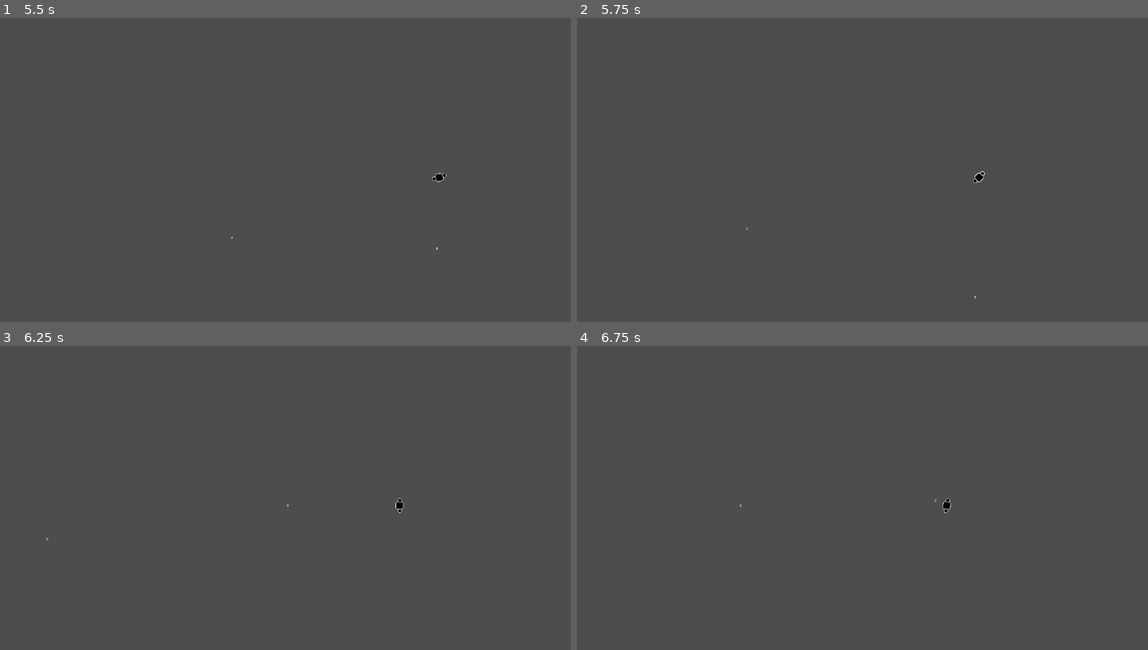
Above: before the commit, frames 1-4 (two rows, left to right).
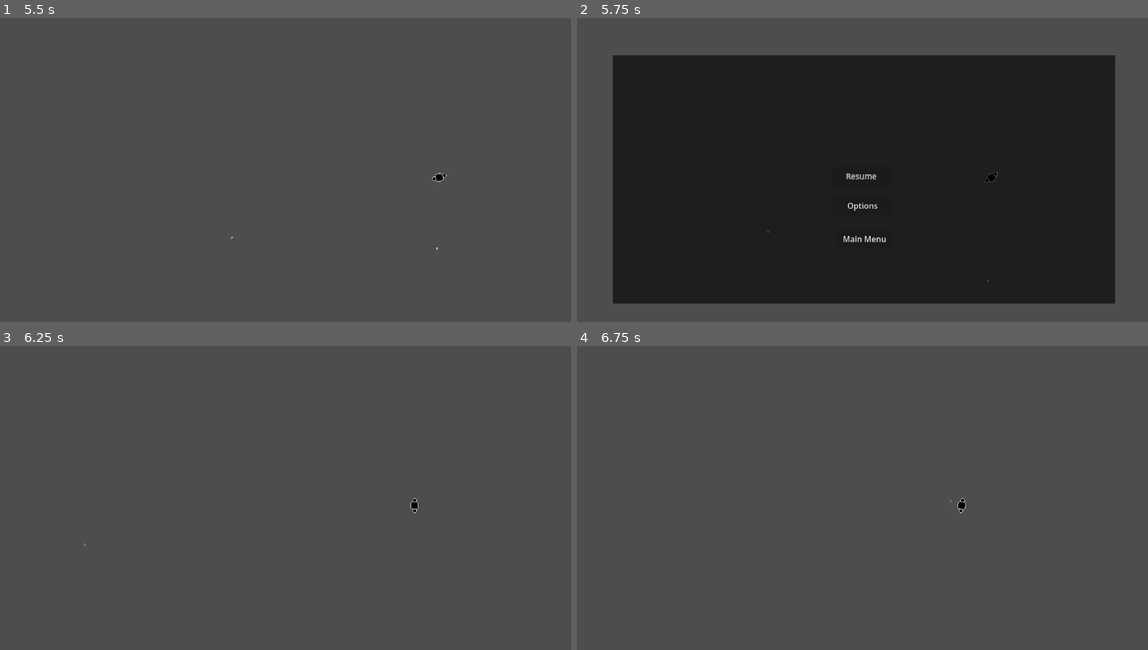
Above: after the commit, the same moments.

Repository: Travis-A/hackathon-cyberpunk
Game: Godot game, scene res://main_menu.tscn
Two runs of this game, one before a commit and one after it. Both use one fixed random seed, a clock stepped at 60 frames per second and the inputs below.
Inputs (mouse positions are in pixels of both pictures, inside the frame that each line leads up to):
- Up to frame 1 (5.5 s): click "Options" at 0.5 s; click "Start Game" at 1.25 s; tap Enter at 2 s; move the mouse to (411, 163) at 2.02 s; hold D (moveRight) 2.03-2.78 s; click (411, 163) at 2.1 s; move the mouse to (171, 194) at 2.77 s; hold S (moveDown) 2.78-3.53 s; click (171, 194) at 2.85 s; move the mouse to (342, 109) at 3.52 s; hold D (moveRight) 3.53-4.28 s; click (342, 109) at 3.6 s; tap Space at 4.25 s; move the mouse to (256, 242) at 4.27 s; hold W (moveUp) 4.28-5.03 s; click (256, 242) at 4.35 s; move the mouse to (456, 227) at 5.02 s; hold A (moveLeft) from 5.03 s (still down); click (456, 227) at 5.1 s
- Up to frame 2 (5.75 s): keep holding A (moveLeft); tap Escape (pause) at 5.65 s
- Up to frame 3 (6.25 s): release A (moveLeft) at 5.75 s; click (285, 504) at 5.75 s, where only the run after the commit has a clickable "Resume"
- Up to frame 4 (6.75 s): tap Enter at 6.5 s; move the mouse to (691, 458) at 6.52 s; hold A (moveLeft) from 6.53 s (still down); click (691, 458) at 6.6 s

Frame 1 is identical in both runs. In frame 2, 72% of the frame differs, in the area x 6-95%, y 12-94%; in frame 3, 0.1%; in frame 4, 0.1%.

Commit message:
made pause menu and working on level picker

Diff:
--- /dev/null
+++ b/PauseMenu.tscn
@@ -0,0 +1,3 @@
+[gd_scene format=3 uid="uid://gqnlf8ovn38f"]
+
+[node name="PauseMenu" type="CanvasLayer" unique_id=1998616699]
--- /dev/null
+++ b/level_picker.tscn
@@ -0,0 +1,20 @@
+[gd_scene format=3 uid="uid://cu7wqpfca4n6w"]
+
+[node name="LevelPicker" type="Control" unique_id=1343770411]
+layout_mode = 3
+anchors_preset = 15
+anchor_right = 1.0
+anchor_bottom = 1.0
+grow_horizontal = 2
+grow_vertical = 2
+
+[node name="VBoxContainer" type="VBoxContainer" parent="." unique_id=1851594508]
+layout_mode = 0
+offset_right = 40.0
+offset_bottom = 40.0
+
+[node name="Button" type="Button" parent="VBoxContainer" unique_id=169618691]
+layout_mode = 2
+
+[node name="Button2" type="Button" parent="VBoxContainer" unique_id=1473085275]
+layout_mode = 2
--- a/main_menu.gd
+++ b/main_menu.gd
@@ -12,7 +12,7 @@
 
 
 func _on_start_pressed() -> void:
-	get_tree().change_scene_to_file("res://travis_testing_area.tscn")
+	get_tree().change_scene_to_file("res://sam_testing_area.tscn")
 
 
 func _on_settings_pressed() -> void:
--- /dev/null
+++ b/pause_menu.gd
@@ -0,0 +1,30 @@
+extends CanvasLayer
+
+
+func _ready() -> void:
+	visible = false
+	get_tree().paused = false
+
+func _input(event: InputEvent) -> void:
+	if Input.is_action_just_pressed("pause"):
+		print("Saw pause key")
+		if get_tree().paused:
+			visible = false
+			get_tree().paused = false
+		else:
+			visible = true
+			get_tree().paused = true
+
+
+func _on_button_pressed() -> void:
+	visible = false
+	get_tree().paused = false
+
+
+func _on_main_menu_pressed() -> void:
+	get_tree().paused = false
+	get_tree().change_scene_to_file("res://main_menu.tscn")
+
+
+func _on_option_pressed() -> void:
+	print("option pressed")
--- /dev/null
+++ b/pause_menu.tscn
@@ -0,0 +1,62 @@
+[gd_scene format=3 uid="uid://cgr2v40xrxdtb"]
+
+[ext_resource type="Script" uid="uid://dnx3of4cf8woy" path="res://pause_menu.gd" id="1_hdmo1"]
+
+[node name="PauseMenu" type="CanvasLayer" unique_id=1998616699]
+process_mode = 3
+script = ExtResource("1_hdmo1")
+
+[node name="ColorRect" type="ColorRect" parent="." unique_id=130958954]
+anchors_preset = 15
+anchor_right = 1.0
+anchor_bottom = 1.0
+offset_left = 75.0
+offset_top = 75.0
+offset_right = -66.0
+offset_bottom = -73.0
+grow_horizontal = 2
+grow_vertical = 2
+color = Color(0, 0, 0, 0.60784316)
+
+[node name="Button" type="Button" parent="." unique_id=623479231]
+anchors_preset = 8
+anchor_left = 0.5
+anchor_top = 0.5
+anchor_right = 0.5
+anchor_bottom = 0.5
+offset_left = -60.0
+offset_top = -25.0
+offset_bottom = -3.5
+grow_horizontal = 2
+grow_vertical = 2
+scale = Vector2(2, 2)
+theme_override_font_sizes/font_size = 8
+text = "Resume"
+
+[node name="Button2" type="Button" parent="." unique_id=255975791]
+anchors_preset = -1
+anchor_left = 0.50200003
+anchor_top = 0.583
+anchor_right = 0.50200003
+anchor_bottom = 0.583
+offset_left = -59.304016
+offset_top = -17.783997
+offset_right = 58.695984
+offset_bottom = 18.216003
+text = "Options"
+
+[node name="Button3" type="Button" parent="." unique_id=1379157351]
+anchors_preset = -1
+anchor_left = 0.5
+anchor_top = 0.68100005
+anchor_right = 0.5
+anchor_bottom = 0.68100005
+offset_left = -49.0
+offset_top = -15.288025
+offset_right = 62.0
+offset_bottom = 21.711975
+text = "Main Menu"
+
+[connection signal="pressed" from="Button" to="." method="_on_button_pressed"]
+[connection signal="pressed" from="Button2" to="." method="_on_option_pressed"]
+[connection signal="pressed" from="Button3" to="." method="_on_main_menu_pressed"]
--- /dev/null
+++ b/sam_testing_area.tscn
@@ -0,0 +1,14 @@
+[gd_scene format=3 uid="uid://b1p6qd1nmvdns"]
+
+[ext_resource type="PackedScene" uid="uid://ldteyh4dhjr6" path="res://Player/player.tscn" id="1_p803g"]
+[ext_resource type="PackedScene" uid="uid://cgr2v40xrxdtb" path="res://pause_menu.tscn" id="2_j7ux7"]
+
+[node name="travis_testing_area" type="Node2D" unique_id=544833815]
+
+[node name="Camera2D" type="Camera2D" parent="." unique_id=1214201927]
+
+[node name="Player" parent="." unique_id=2092693008 instance=ExtResource("1_p803g")]
+position = Vector2(-4, -3)
+
+[node name="PauseMenu" parent="." unique_id=1998616699 instance=ExtResource("2_j7ux7")]
+visible = false
Not shown, added: pause_menu.gd.uid
